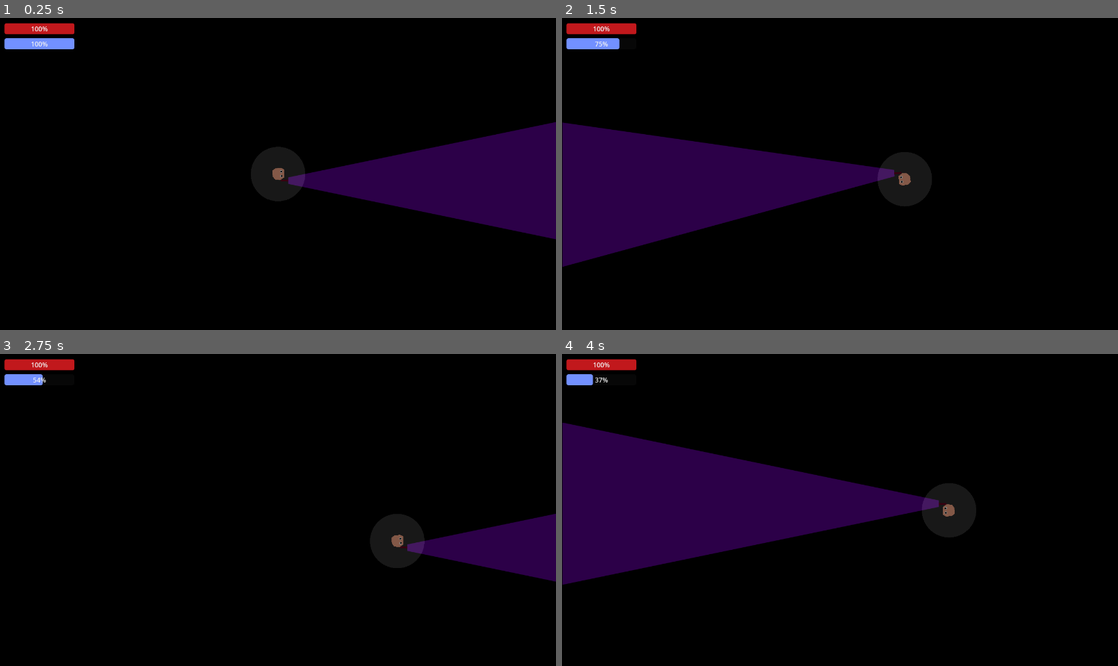
Above: before the commit, frames 1-4 (two rows, left to right).
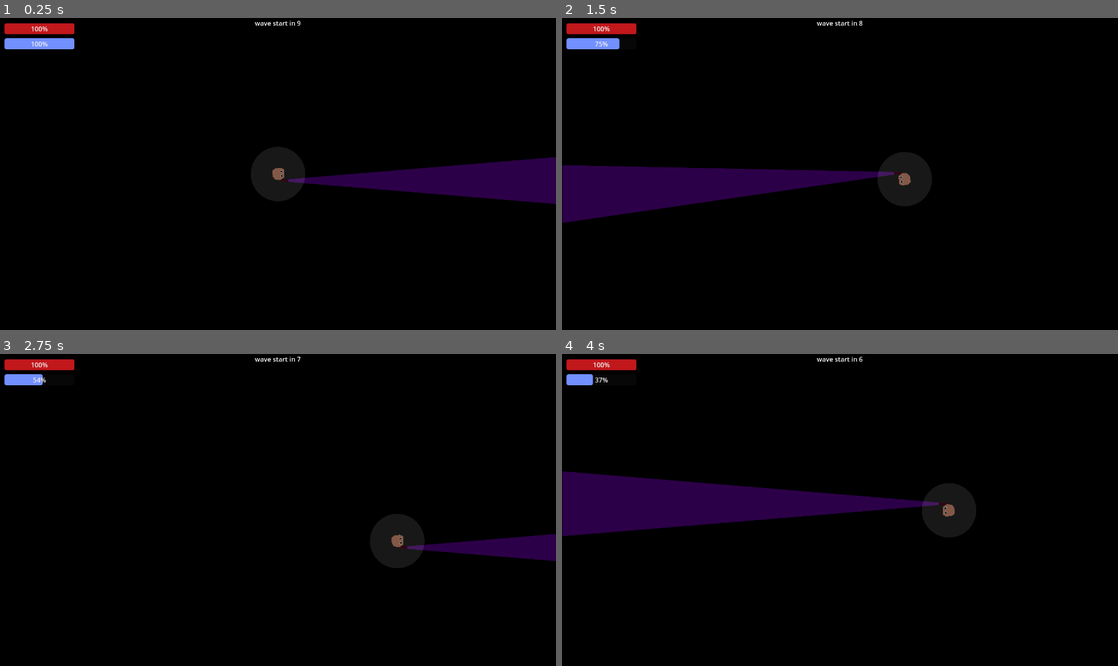
Above: after the commit, the same moments.

Repository: mncc8337/blashout
Game: Godot game, scene res://scenes/main.tscn
Same seed, same stepped clock (60 frames per second), same inputs: the game is played once before the commit and once after it.
Inputs (mouse positions are in pixels of both pictures, inside the frame that each line leads up to):
- Up to frame 1 (0.25 s): no input
- Up to frame 2 (1.5 s): move the mouse to (962, 158) at 0.52 s; hold D (right) 0.53-1.28 s; hold Shift (run) 0.53-1.28 s; move the mouse to (728, 189) at 1.27 s; hold S (down) from 1.28 s (still down); tap Shift (run) at 1.35 s
- Up to frame 3 (2.75 s): move the mouse to (333, 441) at 2.02 s; release S (down) at 2.03 s; hold D (right) from 2.03 s (still down); hold Shift (run) from 2.03 s (still down)
- Up to frame 4 (4 s): move the mouse to (812, 572) at 2.77 s; release D (right) at 2.78 s; release Shift (run) at 2.78 s; hold W (up) 2.78-3.53 s; tap Shift (run) at 2.85 s; move the mouse to (1006, 556) at 3.52 s; hold A (left) from 3.53 s (still down); hold Shift (run) from 3.53 s (still down)

The runs differ from the first frame. In frame 1, 5.9% of the frame differs, in the area x 45-100%, y 0-72%; in frame 2, 8.8%; in frame 3, 2.0%; in frame 4, 11%, in the area x 0-68%, y 0-74%.

Commit message:
wave (not sine)

Diff:
--- a/scenes/main.tscn
+++ b/scenes/main.tscn
@@ -1,9 +1,8 @@
-[gd_scene load_steps=16 format=3 uid="uid://l0v0ojsdp6s8"]
+[gd_scene load_steps=15 format=3 uid="uid://l0v0ojsdp6s8"]
 
 [ext_resource type="PackedScene" uid="uid://cs0scqiespkx4" path="res://scenes/player.tscn" id="1_ir80p"]
 [ext_resource type="Script" path="res://scripts/main.gd" id="1_s6gpx"]
 [ext_resource type="PackedScene" uid="uid://biy8681uytdb" path="res://scenes/wall.tscn" id="2_222mk"]
-[ext_resource type="Script" path="res://scripts/UI.gd" id="3_cbocj"]
 [ext_resource type="Texture2D" uid="uid://dcw76xm15b1e7" path="res://imgs/skillimg.png" id="5_boj1d"]
 
 [sub_resource type="StyleBoxFlat" id="StyleBoxFlat_fubgv"]
@@ -51,7 +50,7 @@
 [node name="background" type="Polygon2D" parent="."]
 position = Vector2(151, 82)
 color = Color(0.184314, 0.184314, 0.184314, 1)
-polygon = PackedVector2Array(-169, -181, 1244, -183, 1229, 759, -168, 759)
+polygon = PackedVector2Array(-172, -101, 1252, -103, 1234, 731, -168, 715)
 
 [node name="CanvasModulate" type="CanvasModulate" parent="."]
 color = Color(0, 0, 0, 1)
@@ -83,9 +82,7 @@
 
 [node name="foes" type="Node" parent="."]
 
-[node name="UI" type="CanvasLayer" parent="." node_paths=PackedStringArray("player")]
-script = ExtResource("3_cbocj")
-player = NodePath("../player")
+[node name="UI" type="CanvasLayer" parent="."]
 
 [node name="healthbar" type="ProgressBar" parent="UI"]
 offset_left = 11.0
@@ -111,6 +108,16 @@
 offset_bottom = 114.0
 theme = SubResource("Theme_bctt7")
 text = "concu chim"
+
+[node name="info" type="Label" parent="UI"]
+anchors_preset = 10
+anchor_right = 1.0
+offset_bottom = 26.0
+grow_horizontal = 2
+theme = SubResource("Theme_bctt7")
+text = "concu chim"
+horizontal_alignment = 1
+vertical_alignment = 1
 
 [node name="death_UI" type="CanvasLayer" parent="."]
 process_mode = 3
@@ -271,8 +278,8 @@
 text = "select"
 
 [node name="foe_spawn_timer" type="Timer" parent="."]
+
+[node name="wave_start_timer" type="Timer" parent="."]
+wait_time = 10.0
+one_shot = true
 autostart = true
-
-[node name="difficulty_timer" type="Timer" parent="."]
-wait_time = 30.0
-autostart = true
--- a/scenes/player.tscn
+++ b/scenes/player.tscn
@@ -68,7 +68,7 @@
 [node name="flashlight" type="PointLight2D" parent="."]
 position = Vector2(-25, -16)
 rotation = 3.14159
-scale = Vector2(0.31, 0.4)
+scale = Vector2(0.31, 0.16)
 color = Color(0.603922, 0, 1, 1)
 energy = 3.0
 range_z_max = 3000
--- a/scripts/UI.gd
+++ /dev/null
@@ -1,11 +0,0 @@
-extends CanvasLayer
-@export var player: CharacterBody2D
-
-func _process(delta):
-	$healthbar.max_value = player.max_health
-	$healthbar.value = player.health
-	$staminabar.value = player.stamina
-	if player.is_exhausted:
-		$exhausted.text = "Exhausted!"
-	else:
-		$exhausted.text = ""
--- a/scripts/foe.gd
+++ b/scripts/foe.gd
@@ -9,6 +9,7 @@
 @export var attack_range = 50 # in px
 @export var attack_cooldown = 1.5
 @onready var player = $"../../player"
+var die = false
 
 var sqr_attack_range
 
@@ -21,6 +22,9 @@
 	being_attacked.connect(receive_damage)
 
 func receive_damage(damage):
+	if die:
+		return
+
 	health -= damage
 	if health <= 0:
 		#do sth before this
@@ -30,7 +34,11 @@
 			var block_instance = main.block_model.instantiate()
 			block_instance.position = position
 			main.add_child(block_instance)
+		main.foe_killed += 1
+		main.foe_killed_total += 1
+		die = true
 		self.queue_free()
+		return
 
 func _process(delta):
 	$healthbar.visible = health < max_health
--- a/scripts/main.gd
+++ b/scripts/main.gd
@@ -4,8 +4,6 @@
 
 var rng = RandomNumberGenerator.new()
 
-@export var difficulty_time:float = 30
-@export var foe_spawn_delay:float = 1
 @onready var foe_model = preload("res://scenes/foe.tscn")
 @onready var block_model = preload("res://scenes/blck.tscn")
 var foe_attack_dmg_max:float = 10
@@ -13,7 +11,15 @@
 var foe_health_max:float = 100
 var foe_attack_cooldown_max:float = 1.5
 
+@export var foe_spawn_delay:float = 1
+var foe_spawned:int = 0
+var foe_killed:int = 0
+var foe_killed_total:int = 0
+var current_foe_count_max:int = 15
+var wave_count:int = 1
+
 enum FOE_CLASS {RANDOM, BIGASS, ROACH}
+enum SKILL {CAT_VISION, STRONGER_LIGHT, LARGER_LIGHT, EXPERT_RUNNER, MEDIC, FURIOUS}
 
 # Called when the node enters the scene tree for the first time.
 func _ready():
@@ -23,8 +29,10 @@
 	$foe_spawn_timer.wait_time = foe_spawn_delay
 	$foe_spawn_timer.timeout.connect(spawn_foe)
 
-	$difficulty_timer.wait_time = difficulty_time
-	$difficulty_timer.timeout.connect(increase_diff)
+	$wave_start_timer.timeout.connect(start_wave)
+
+func start_wave():
+	$foe_spawn_timer.start()
 
 func increase_diff():
 	$foe_spawn_timer.wait_time *= 0.9
@@ -32,16 +40,19 @@
 	foe_speed_max *= 1.05
 	foe_health_max *= 1.1
 	foe_attack_cooldown_max *= 0.95
+	current_foe_count_max *= 1.5
 
 func spawn_foe():
+	if foe_spawned == current_foe_count_max:
+		$foe_spawn_timer.stop()
+		return
+
 	var foe_instance = foe_model.instantiate()
 	var angle = rng.randf_range(-PI, PI)
-	var dir = Vector2(cos(angle), sin(angle)) * 200 + $player.position
-	dir.x = clamp(dir.x, 0.5, 1365.5)
-	dir.y = clamp(dir.y, 0.5, 767.5)
-	var l = (dir - $player.position).length()
-	if l < 200:
-		dir = (Vector2(683, 384) - $player.position) * 200
+	var rand_dir = Vector2(cos(angle), sin(angle))
+	var dir = rand_dir * 200 + $player.position
+	dir.x = clamp(dir.x, 20, 1350)
+	dir.y = clamp(dir.y, 20, 750)
 	foe_instance.position = dir
 
 	var foe_class = rng.randi_range(0, 2)
@@ -61,6 +72,8 @@
 		foe_instance.max_health = foe_health_max * rng.randf_range(0.3, 0.7)
 	$foes.add_child(foe_instance)
 
+	foe_spawned += 1
+
 func show_death_screen():
 	get_tree().paused = true
 	$death_UI.visible = true
@@ -71,4 +84,21 @@
 
 # Called every frame. 'delta' is the elapsed time since the previous frame.
 func _process(delta):
-	pass
+	$UI/healthbar.max_value = $player.max_health
+	$UI/healthbar.value = $player.health
+	$UI/staminabar.value = $player.stamina
+	if $player.is_exhausted:
+		$UI/exhausted.text = "Exhausted!"
+	else:
+		$UI/exhausted.text = ""
+
+	if !$wave_start_timer.is_stopped():
+		$UI/info.text = "wave start in " + str(floor($wave_start_timer.time_left))
+	else:
+		$UI/info.text = str(current_foe_count_max - foe_killed) + '/' + str(current_foe_count_max) + " remain"
+
+	if foe_killed == current_foe_count_max:
+		foe_killed = 0
+		foe_spawned = 0
+		increase_diff()
+		$wave_start_timer.start()
--- a/scripts/player.gd
+++ b/scripts/player.gd
@@ -20,6 +20,7 @@
 var health:float = 100
 var stamina:float = 100
 var is_exhausted = false
+var furious:bool = false
 
 func _ready():
 	health = max_health
@@ -83,7 +84,7 @@
 			is_exhausted = true
 			stamina = 0
 
-	if dir == Vector2.ZERO or !is_running:
+	if dir == Vector2.ZERO or !is_running or furious:
 		look_at(viewport.get_mouse_position())
 	else:
 		current_dir = current_dir.lerp(dir, 0.5)
